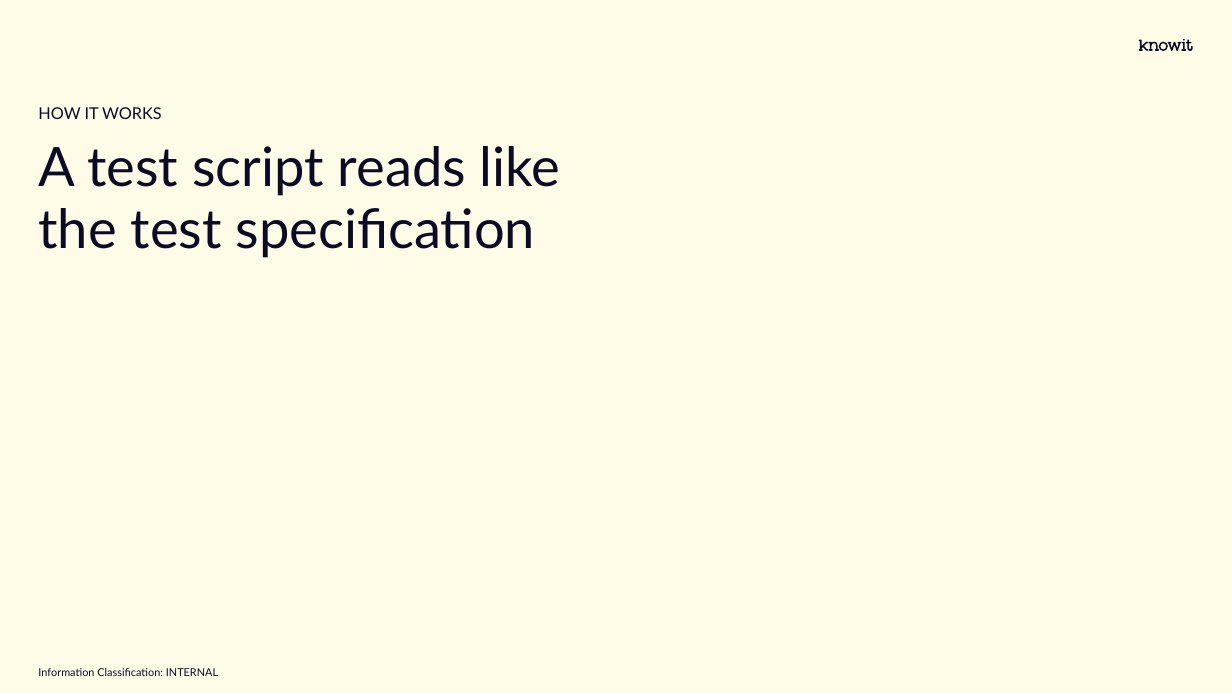
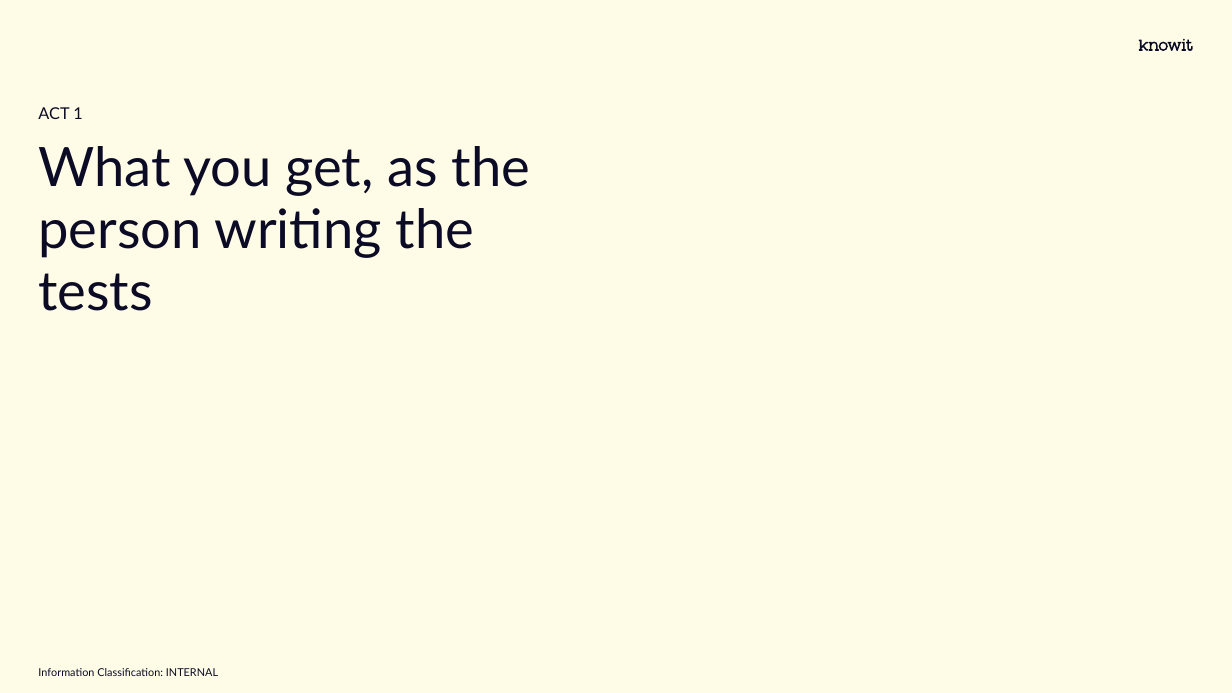
Before and after one commit to Rambrant/thorium, a slide deck: slide 5 of docs/Thorium.pptx. Drawn at 1232x693 pixels with LibreOffice and Linux fonts; fonts in the diff are those of the drawing; background and template pictures are left out. Boxes give left, top, right and bottom in pixels: in the first picture for what was removed or moved away, otherwise in the second. Text is boxed around its words. In the diff, an @@ line names an element or a change of style, - is before the commit and + after.

```diff
--- a/docs/Thorium.pptx
+++ b/docs/Thorium.pptx
@@ text at <box>38,107,82,119</box>: text changed @@
-HOW IT WORKS
+ACT 1
@@ title at <box>38,146,530,311</box>: text changed @@
-A test script reads like the test specification
+What you get, as the person writing the tests
```
Also in this commit, not shown: 13 other slides changed, 9 slides added, 2 slides removed, 5 other files.
